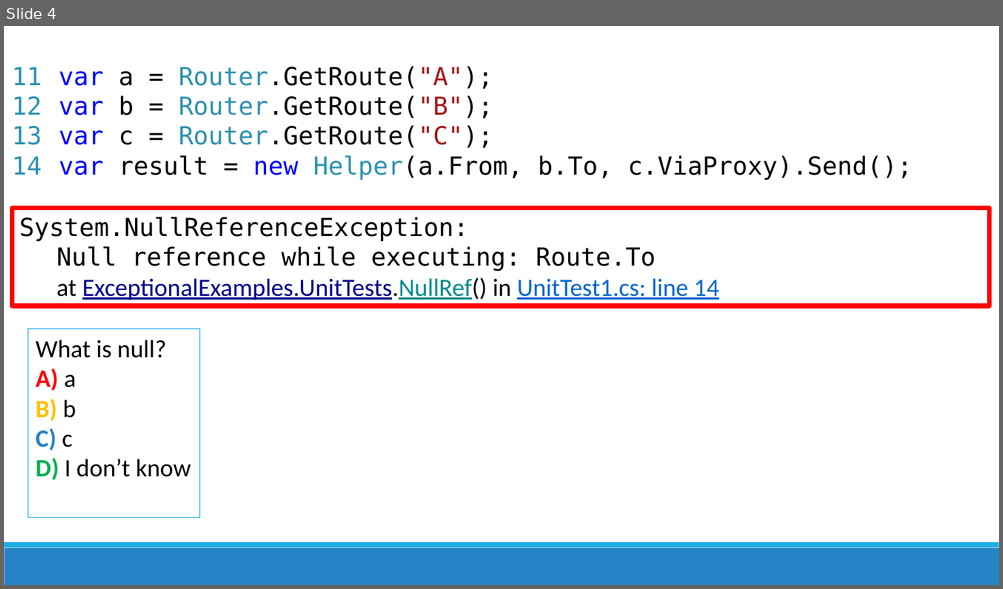
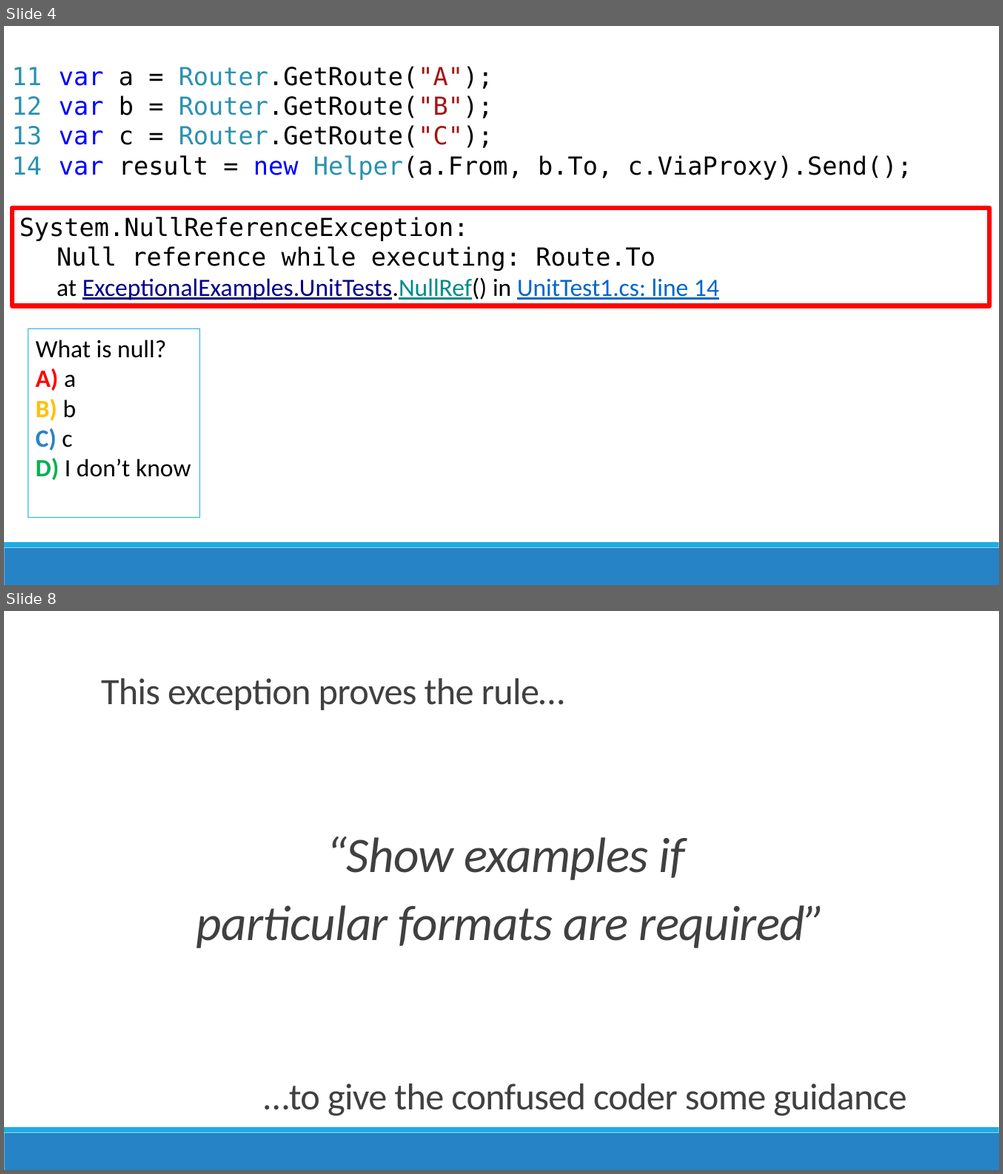
Before and after one commit to jamesrcounts/ExceptionalTalk, a slide deck: Talk.pptx. Shown one above the other, each under a label of ours: slide 4 before the commit, slides 4 and 8 after it; the slides between them are not shown. The pictures are 1003x589 and 1003x1174 pixels, drawn with LibreOffice and Linux fonts; fonts in the diff are those of the drawing. Boxes give left, top, right and bottom in pixels: in the first picture for what was removed or moved away, otherwise in the second. Text is boxed around its words. In the diff, an @@ line names an element or a change of style, - is before the commit and + after.

```diff
--- a/Talk.pptx
+++ b/Talk.pptx
@@ slide 8 added at [4, 611, 999, 1170], background #FFFFFF; not listed: 2 template elements that a slide beside it also shows @@
@@ title added at [101, 678, 565, 710], 36 pt, text #404040 @@
+This exception proves the rule…
@@ text added at [196, 837, 825, 948], 48 pt, text #404040, italic @@
+  “Show examples if
+  particular formats are required”
@@ text added at [264, 1084, 906, 1116], 36 pt, text #404040 @@
+…to give the confused coder some guidance
```
Also in this commit, not shown: 2 slides changed, 2 other slides added.
